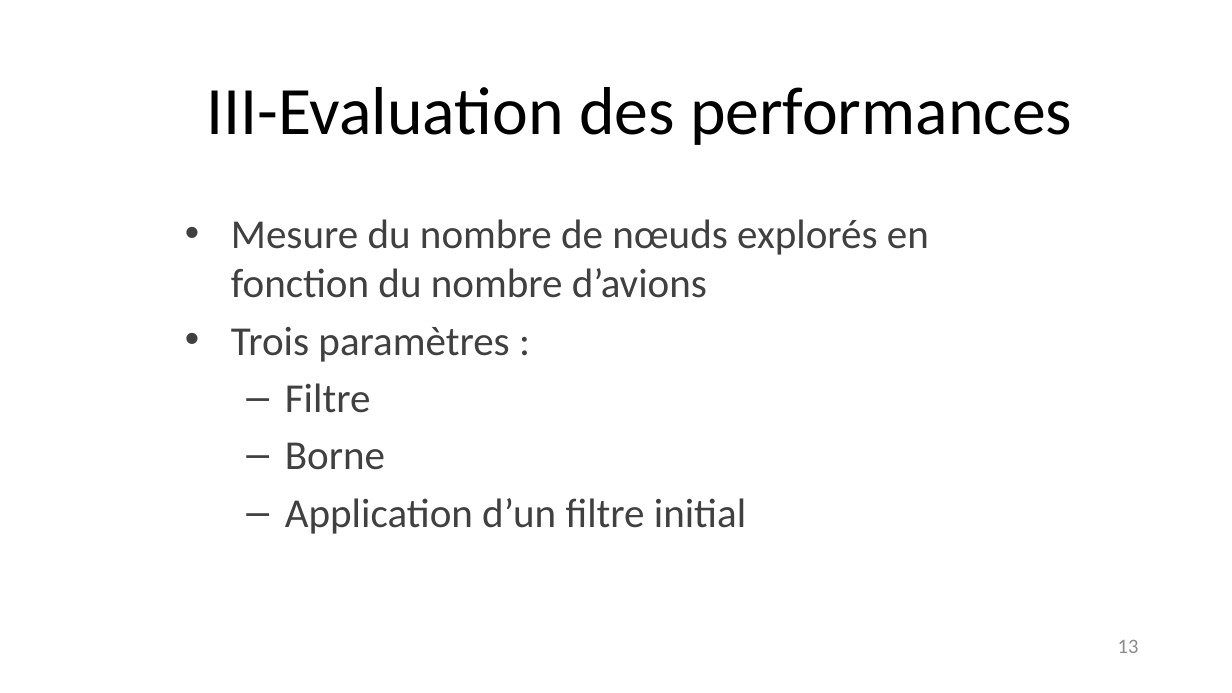
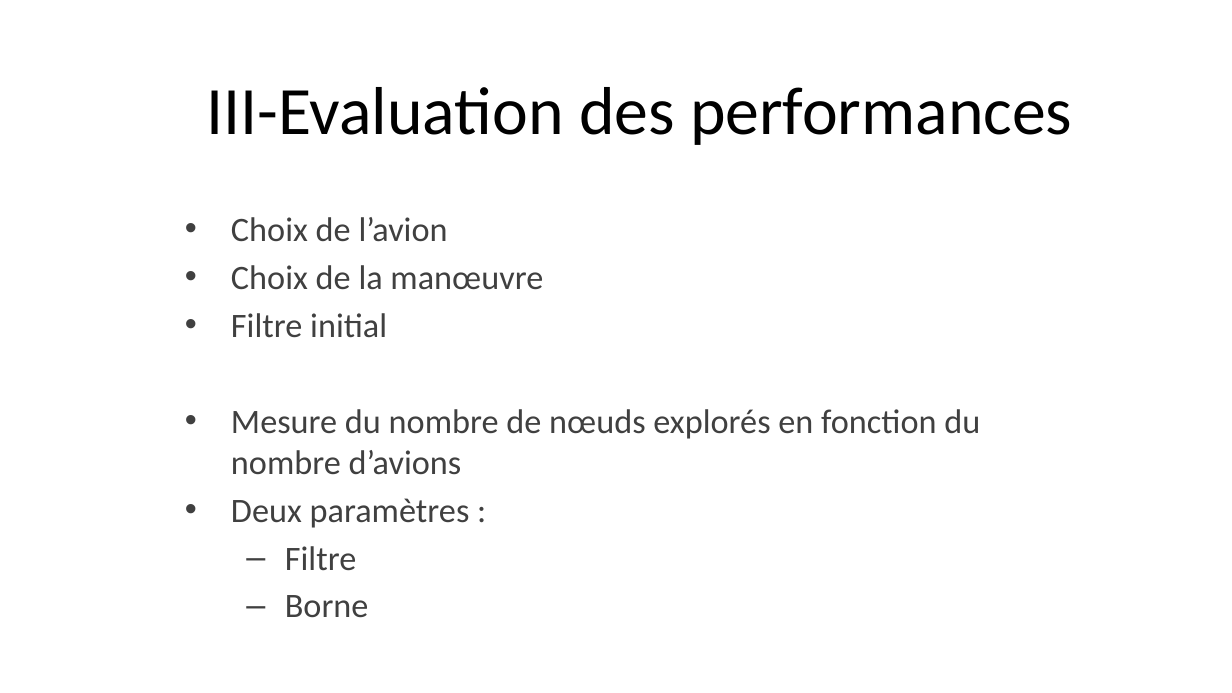
Before and after one commit to doriancoste/conflicts_resolution, a slide deck: slide 14 of presentation.pptx. Drawn at 1232x693 pixels with LibreOffice and Linux fonts; fonts in the diff are those of the drawing; background and template pictures are left out. Boxes give left, top, right and bottom in pixels: in the first picture for what was removed or moved away, otherwise in the second. Text is boxed around its words. In the diff, an @@ line names an element or a change of style, - is before the commit and + after.

```diff
--- a/presentation.pptx
+++ b/presentation.pptx
@@ text at (231, 217, 543, 338): paragraphs added @@
+• Choix de l’avion
+• Choix de la manœuvre
+• Filtre initial
@@ text at (231, 409, 980, 618): size 24 to 20 pt in "Mesure du nombre de nœuds explorés en ...", "Filtre", "Borne" @@
@@ text at (231, 498, 470, 528): text changed; size 24 to 20 pt @@
-• Trois paramètres :
+• Deux paramètres :
@@ text at (285, 498, 746, 534): paragraph removed @@
-  – Application d’un filtre initial
@@ page number removed at (1118, 640, 1139, 653) @@
-13
```
Also in this commit, not shown: 2 other slides changed.
